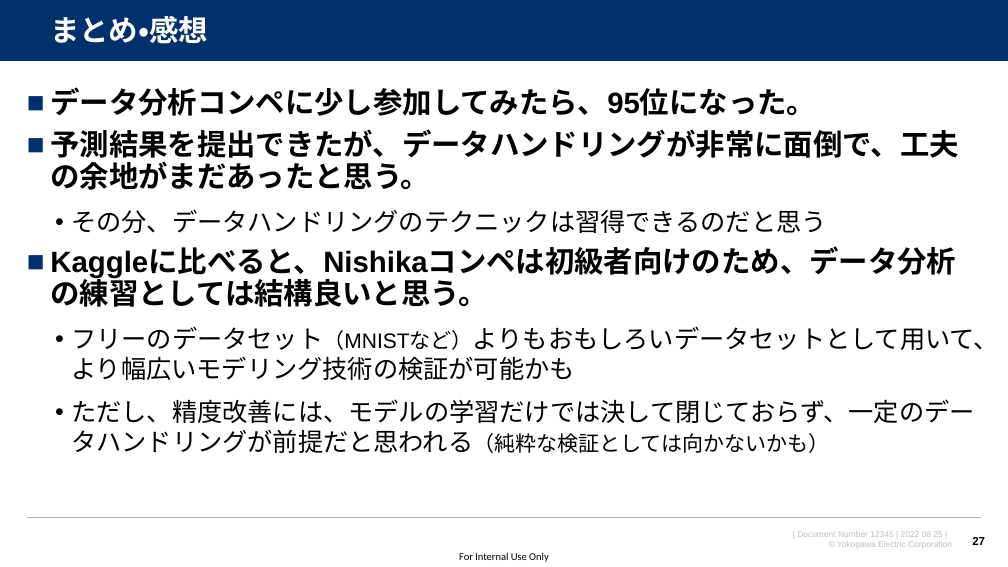
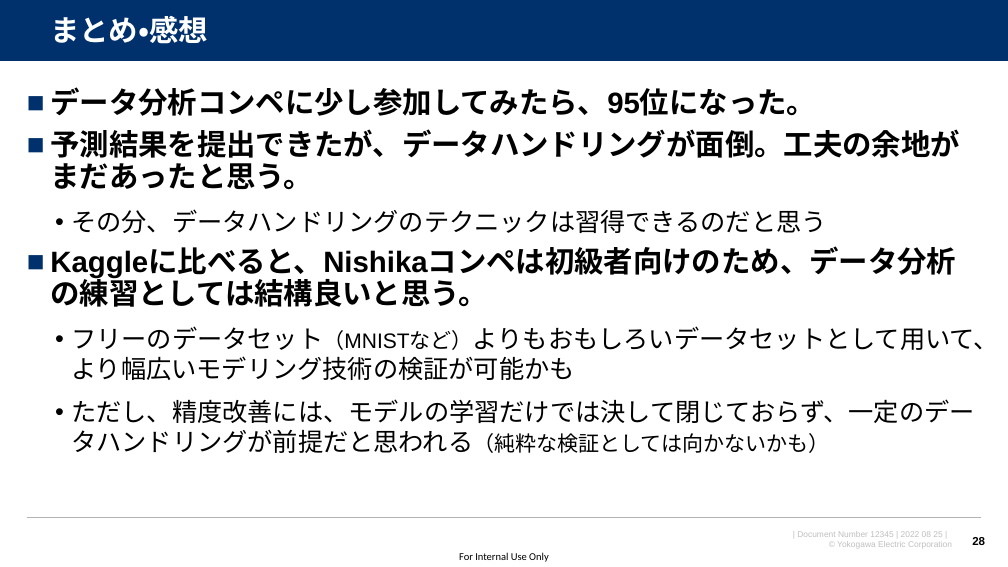
Before and after one commit to watarukumagai-git/opt, a slide deck: slide 28 of MMW/20220825_MMW_kumagai_rev.0.pptx (slide 27 before the commit). Drawn at 1008x567 pixels with LibreOffice and Linux fonts; fonts in the diff are those of the drawing; background and template pictures are left out. Boxes give left, top, right and bottom in pixels: in the first picture for what was removed or moved away, otherwise in the second. Text is boxed around its words. In the diff, an @@ line names an element or a change of style, - is before the commit and + after.

```diff
--- a/MMW/20220825_MMW_kumagai_rev.0.pptx
+++ b/MMW/20220825_MMW_kumagai_rev.0.pptx
@@ text at box(50, 129, 960, 190): text changed @@
-■ 予測結果を提出できたが、データハンドリングが非常に面倒で、工夫の余地がまだあったと思う。
+■ 予測結果を提出できたが、データハンドリングが面倒。工夫の余地がまだあったと思う。
@@ page number at box(972, 537, 985, 545): text changed @@
-27
+28
```
Also in this commit, not shown: 10 other slides changed, 5 slides added, 4 slides removed.
